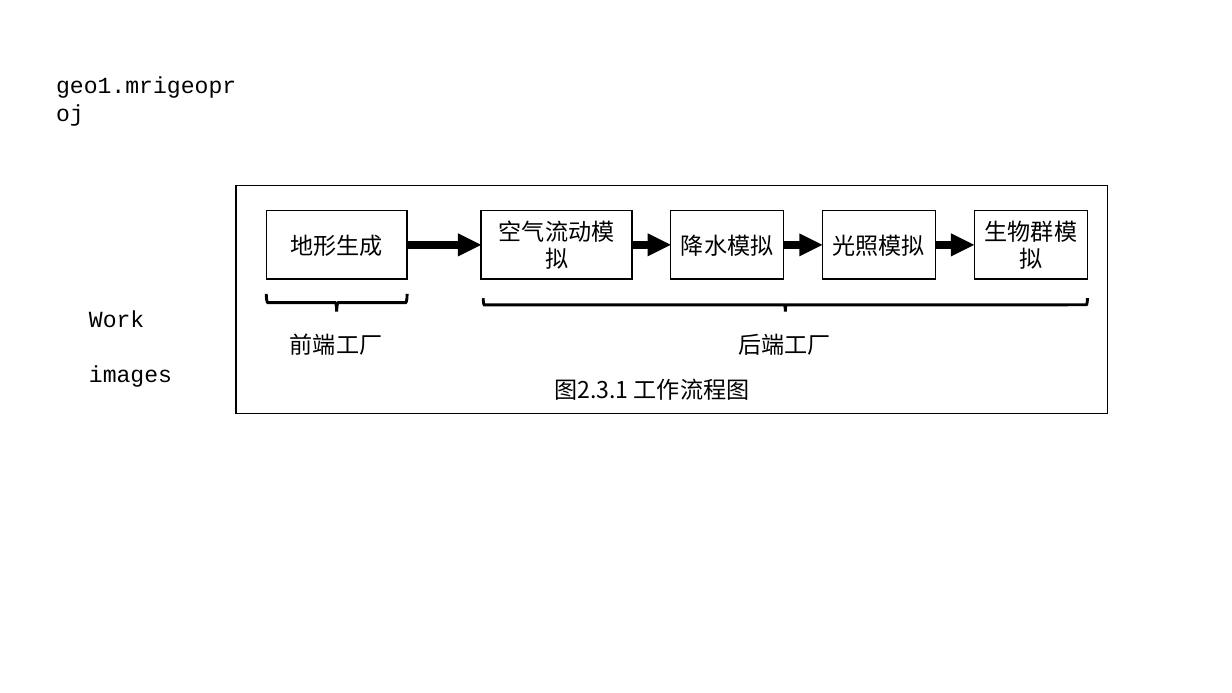
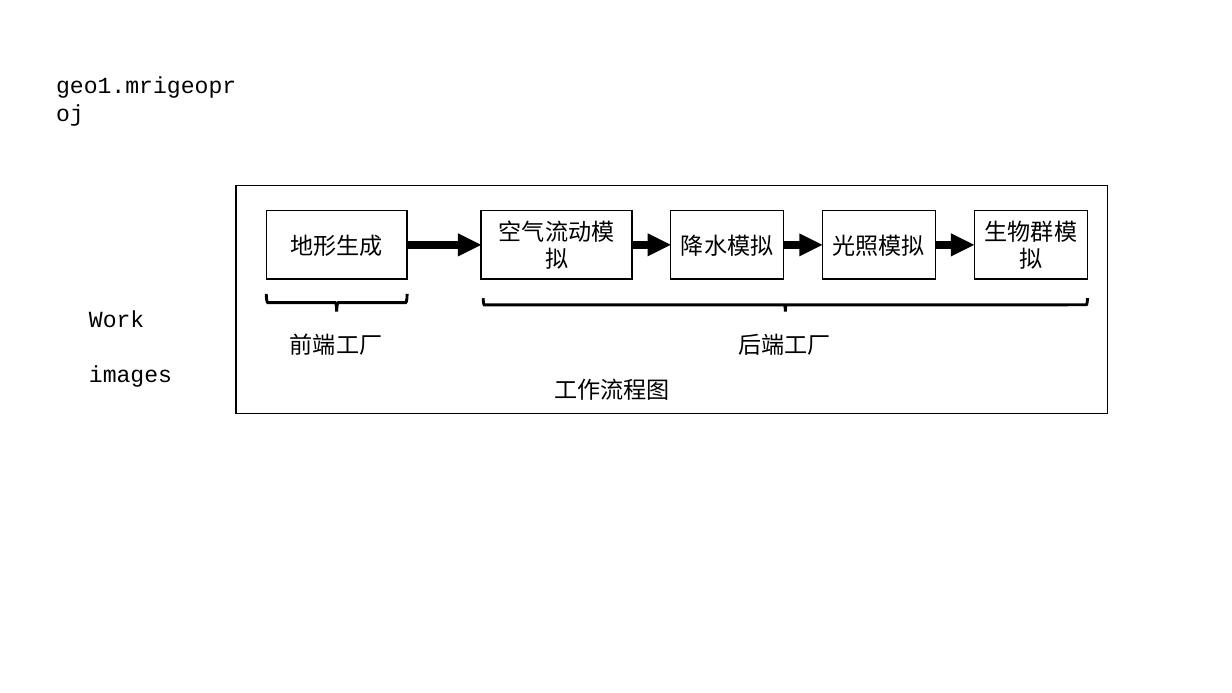
Before and after one commit to ijrys/WorldCreater, a slide deck: slide 2 of Docs/Technology.pptx. Drawn at 1232x693 pixels with LibreOffice and Linux fonts; fonts in the diff are those of the drawing. Boxes give left, top, right and bottom in pixels: in the first picture for what was removed or moved away, otherwise in the second. Text is boxed around its words. In the diff, an @@ line names an element or a change of style, - is before the commit and + after.

```diff
--- a/Docs/Technology.pptx
+++ b/Docs/Technology.pptx
@@ text at [554,378,669,400]: text changed @@
-图2.3.1 工作流程图
+工作流程图
```
Also in this commit, not shown: 1 other slide changed, 8 other files.
